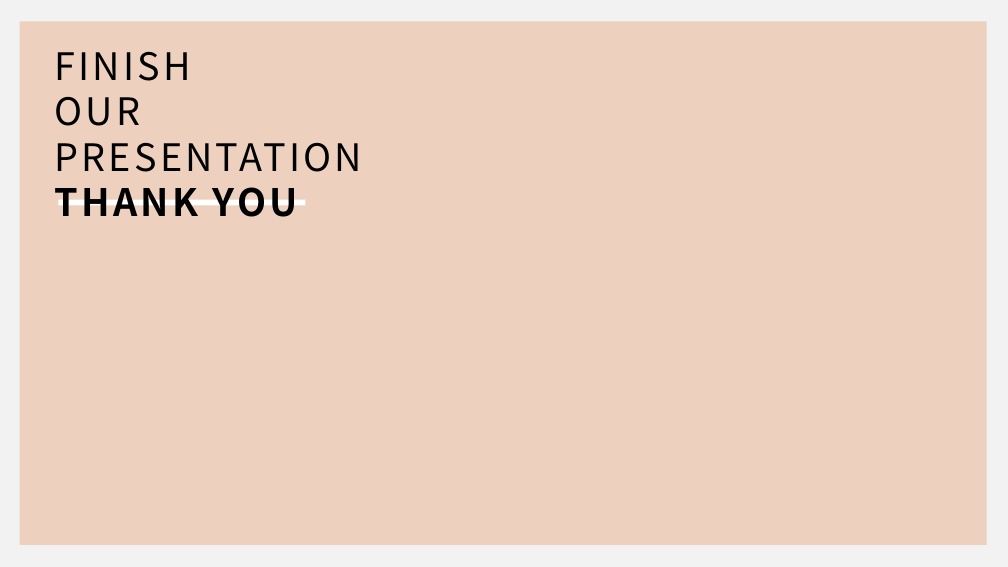
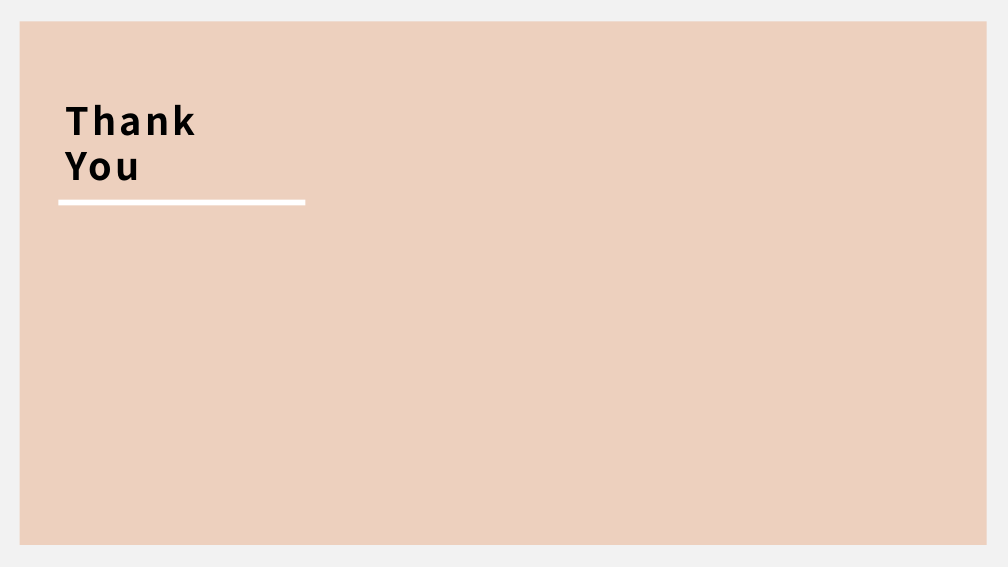
Before and after one commit to tjdans1114/PITT, a slide deck: slide 15 of Documents/창의적통합설계0921발표.pptx (slide 12 before the commit). Drawn at 1008x567 pixels with LibreOffice and Linux fonts; fonts in the diff are those of the drawing. Boxes give left, top, right and bottom in pixels: in the first picture for what was removed or moved away, otherwise in the second. Text is boxed around its words. In the diff, an @@ line names an element or a change of style, - is before the commit and + after.

```diff
--- a/Documents/창의적통합설계0921발표.pptx
+++ b/Documents/창의적통합설계0921발표.pptx
@@ text at (66, 105, 196, 181): text changed; bold on @@
-FINISH
-OUR
-PRESENTATION
-THANK YOU
+Thank
+You
```
Also in this commit, not shown: 10 other slides changed, 3 slides added, 6 other files.
